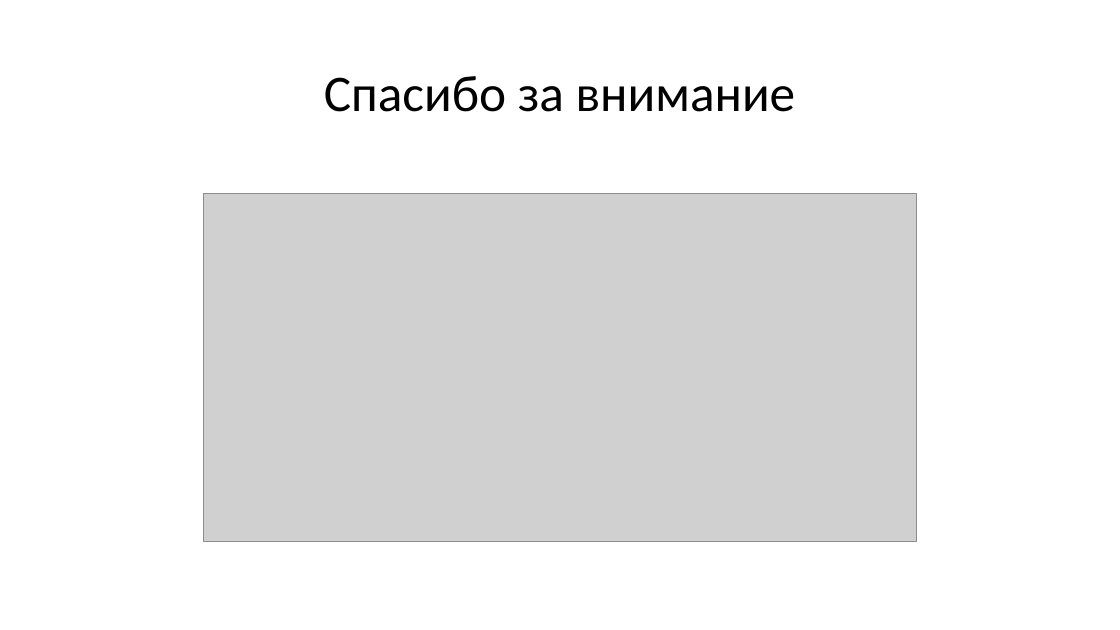
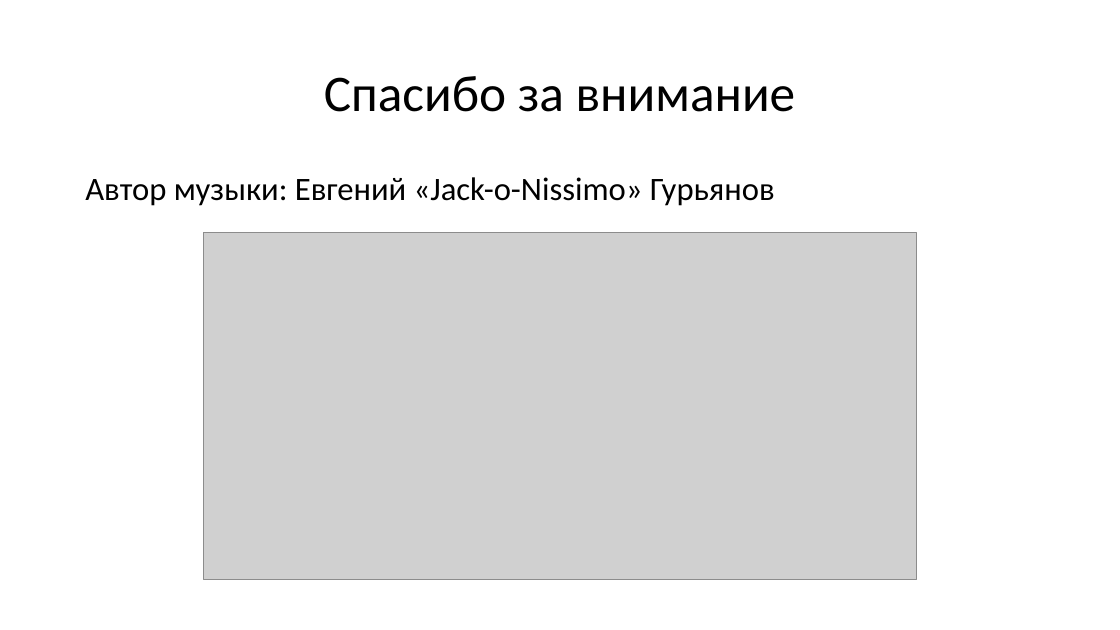
Before and after one commit to NOTfedos/Hotline, a slide deck: slide 8 of HotlineCrabs.pptx. Drawn at 1120x630 pixels with LibreOffice and Linux fonts; fonts in the diff are those of the drawing; grey boxes stand for pictures. Boxes give left, top, right and bottom in pixels: in the first picture for what was removed or moved away, otherwise in the second. Text is boxed around its words. In the diff, an @@ line names an element or a change of style, - is before the commit and + after.

Commit message:
alpha 0.4

```diff
--- a/HotlineCrabs.pptx
+++ b/HotlineCrabs.pptx
@@ text added at box(85, 177, 775, 206), 28 pt, text #000000 @@
+Автор музыки: Евгений «Jack-o-Nissimo» Гурьянов
@@ picture: place and size @@
-picture at box(203, 194, 917, 542)
+picture at box(203, 232, 917, 580)
```
